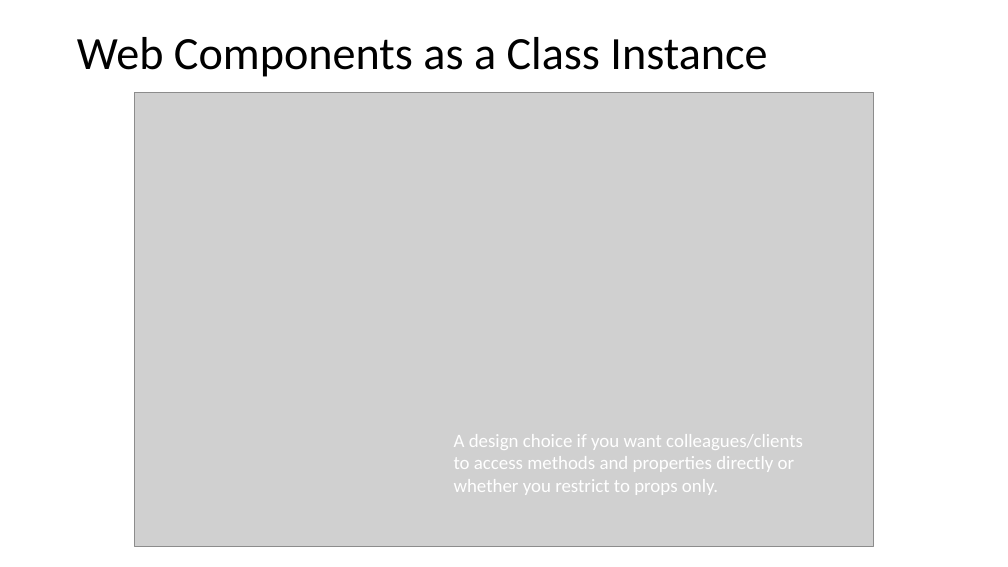
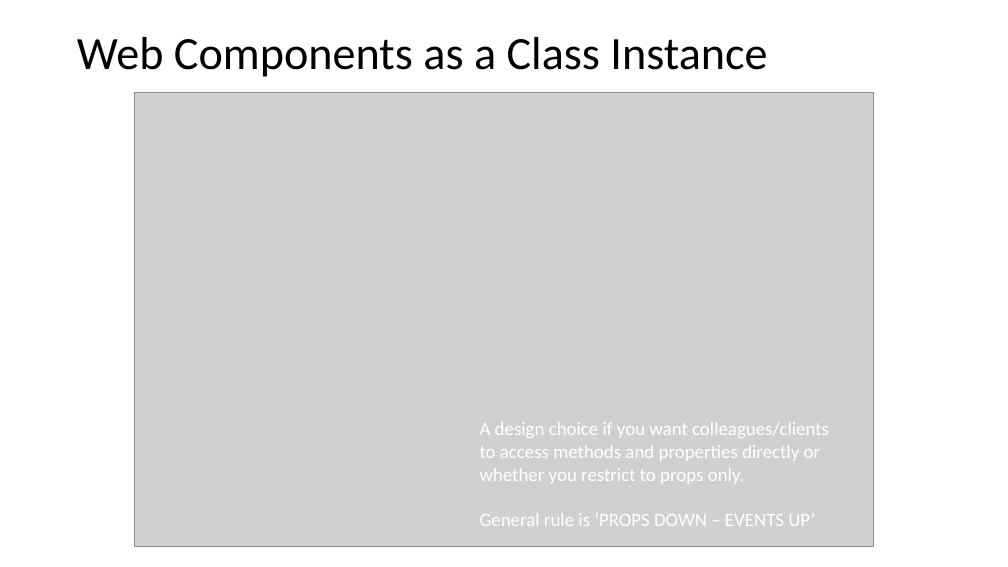
Before and after one commit to Python-Test-Engineer/web-components-v1, a slide deck: slide 2 of SLIDES/05-events.pptx. Drawn at 1008x567 pixels with LibreOffice and Linux fonts; fonts in the diff are those of the drawing; grey boxes stand for pictures. Boxes give left, top, right and bottom in pixels: in the first picture for what was removed or moved away, otherwise in the second. Text is boxed around its words. In the diff, an @@ line names an element or a change of style, - is before the commit and + after.

```diff
--- a/SLIDES/05-events.pptx
+++ b/SLIDES/05-events.pptx
@@ text "A design choice if you ...": place and size @@
-text "A design choice if you ..." at bbox=[454, 434, 803, 495]
+text "A design choice if you ..." at bbox=[480, 422, 829, 526]
@@ text at bbox=[480, 513, 815, 526]: paragraph added @@
+General rule is ‘PROPS DOWN – EVENTS UP’
```
Also in this commit, not shown: 2 other slides changed, 7 other files.
